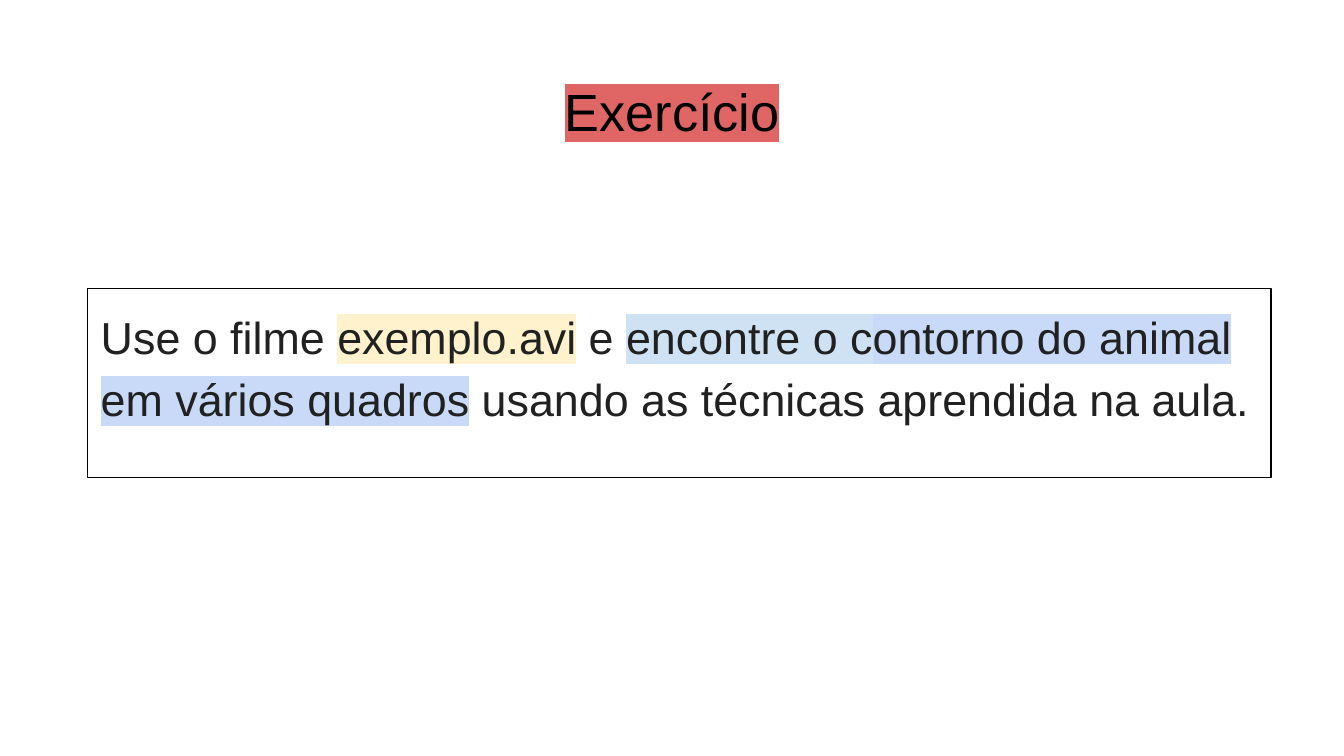
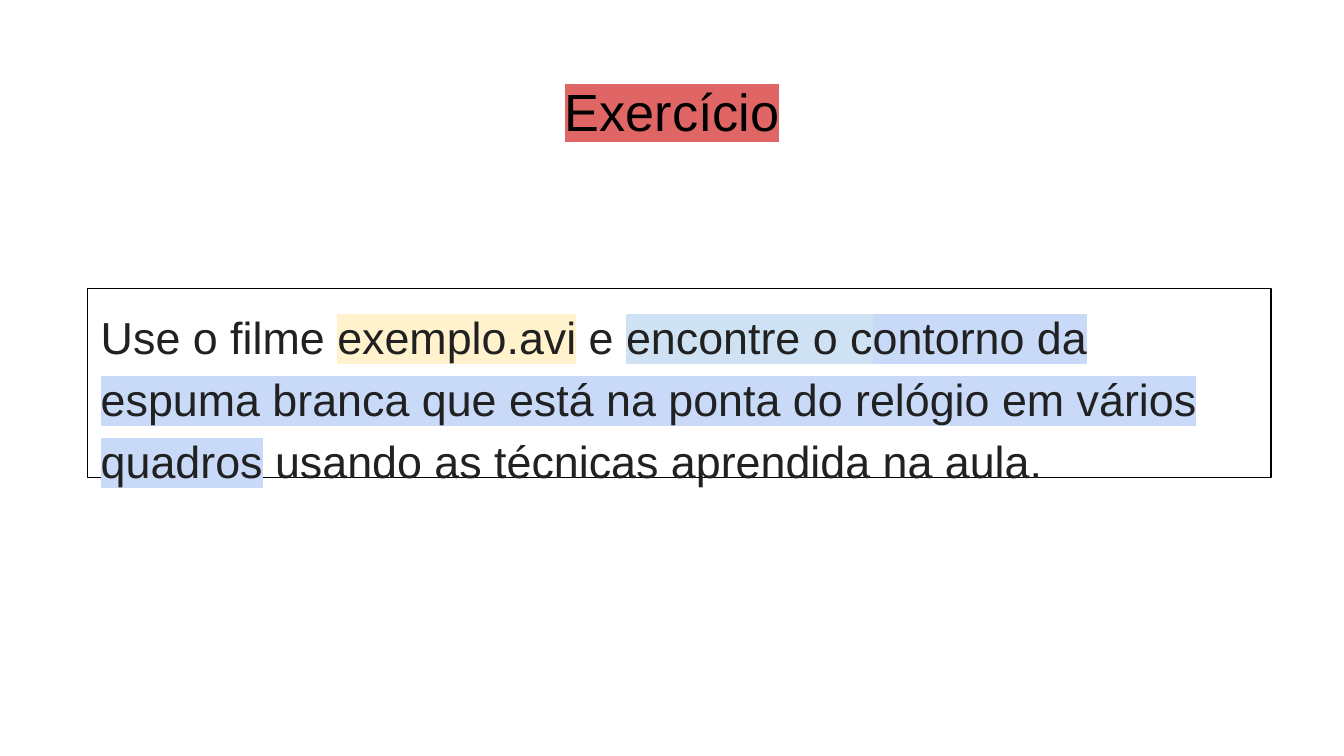
Before and after one commit to jmarcolan/aula_processamento_imagem, a slide deck: slide 33 of Processamento de imagem na análise de comportamento animal.pptx. Drawn at 1344x756 pixels with LibreOffice and Linux fonts; fonts in the diff are those of the drawing. Boxes give left, top, right and bottom in pixels: in the first picture for what was removed or moved away, otherwise in the second. Text is boxed around its words. In the diff, an @@ line names an element or a change of style, - is before the commit and + after.

Commit message:
Algumas alterações na apresentação

```diff
--- a/Processamento de imagem na análise de comportamento animal.pptx
+++ b/Processamento de imagem na análise de comportamento animal.pptx
@@ text at <box>101,321,1197,487</box>: text changed @@
-Use o filme exemplo.avi e encontre o contorno do animal em vários quadros usando as técnicas aprendida na aula.
+Use o filme exemplo.avi e encontre o contorno da espuma branca que está na ponta do relógio em vários quadros usando as técnicas aprendida na aula.
```
